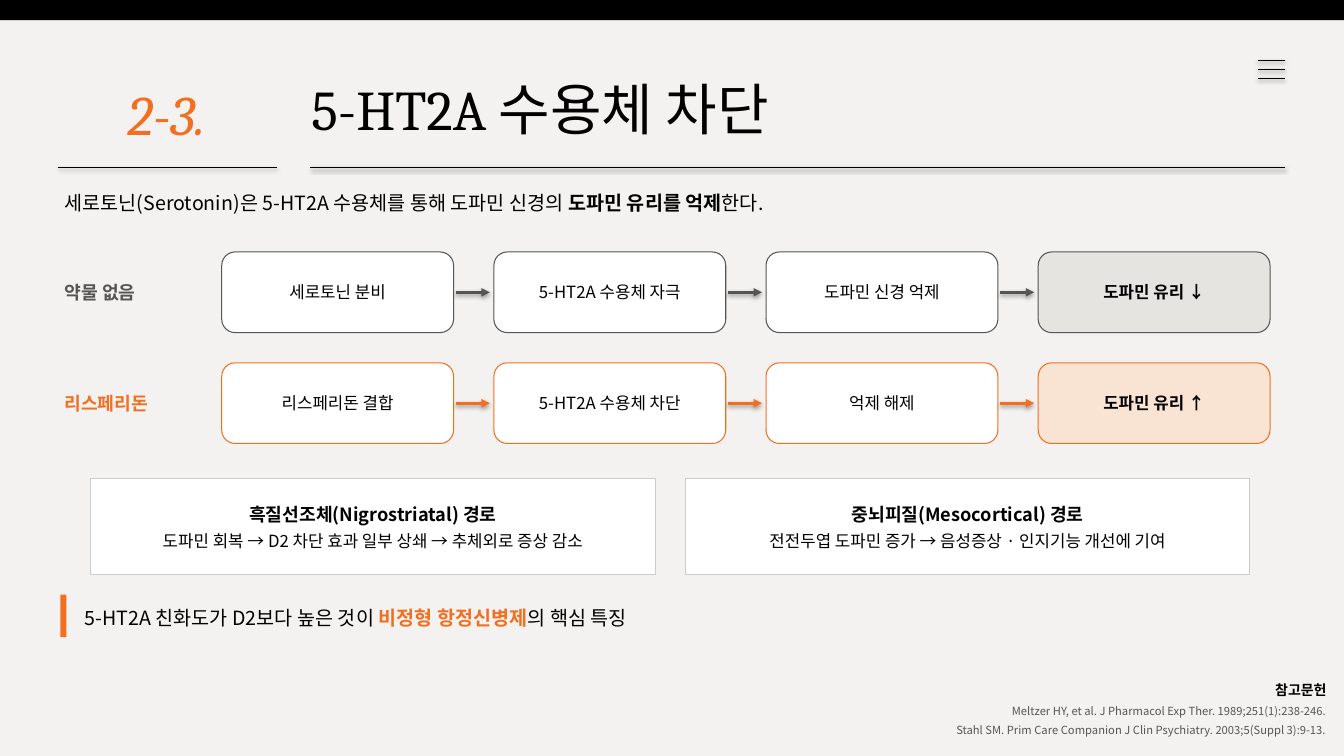
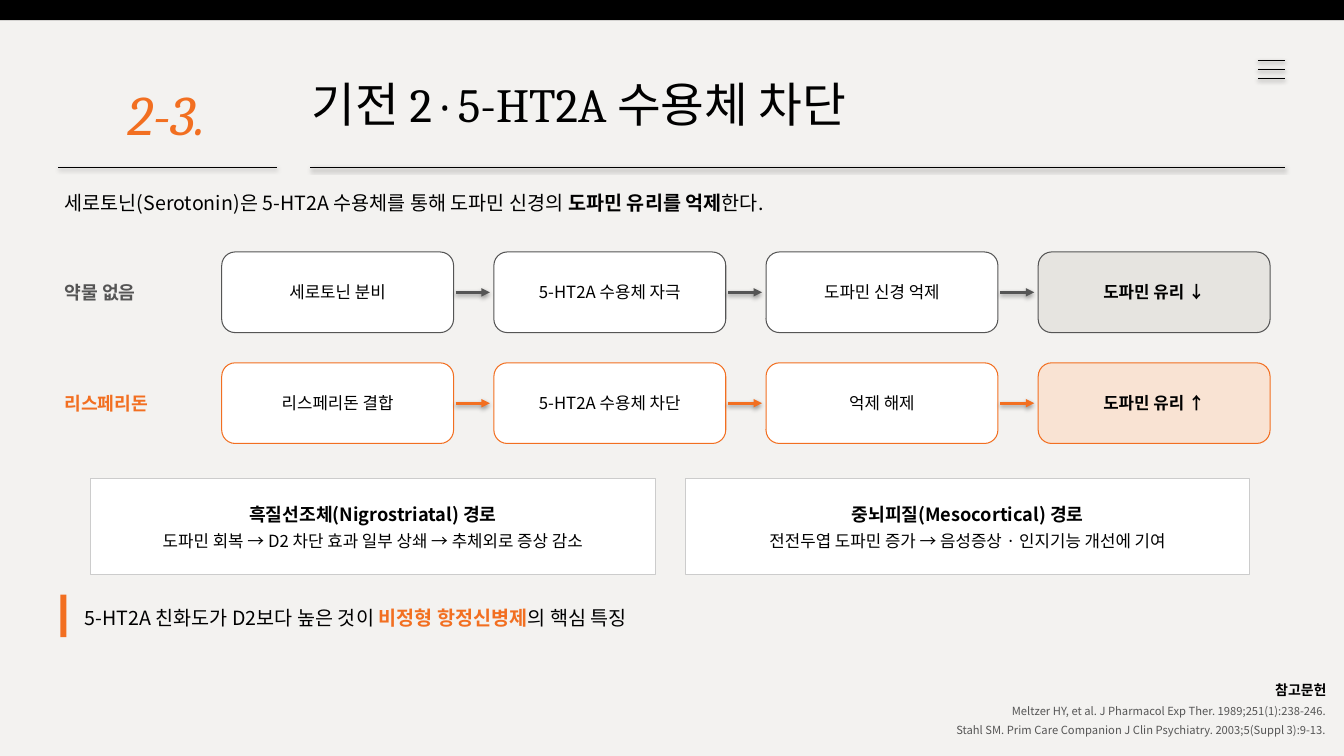
Before and after one commit to wlwl991123-prog/webtoon-app, a slide deck: slide 6 of risperidone.pptx. Drawn at 1344x756 pixels with LibreOffice and Linux fonts; fonts in the diff are those of the drawing. Boxes give left, top, right and bottom in pixels: in the first picture for what was removed or moved away, otherwise in the second. Text is boxed around its words. In the diff, an @@ line names an element or a change of style, - is before the commit and + after.

```diff
--- a/risperidone.pptx
+++ b/risperidone.pptx
@@ text at (x1=311, y1=82, x2=847, y2=126): text changed; size 40 to 34 pt @@
-5-HT2A 수용체 차단
+기전 2 · 5-HT2A 수용체 차단
```
Also in this commit, not shown: 4 other slides changed, 1 other file.
